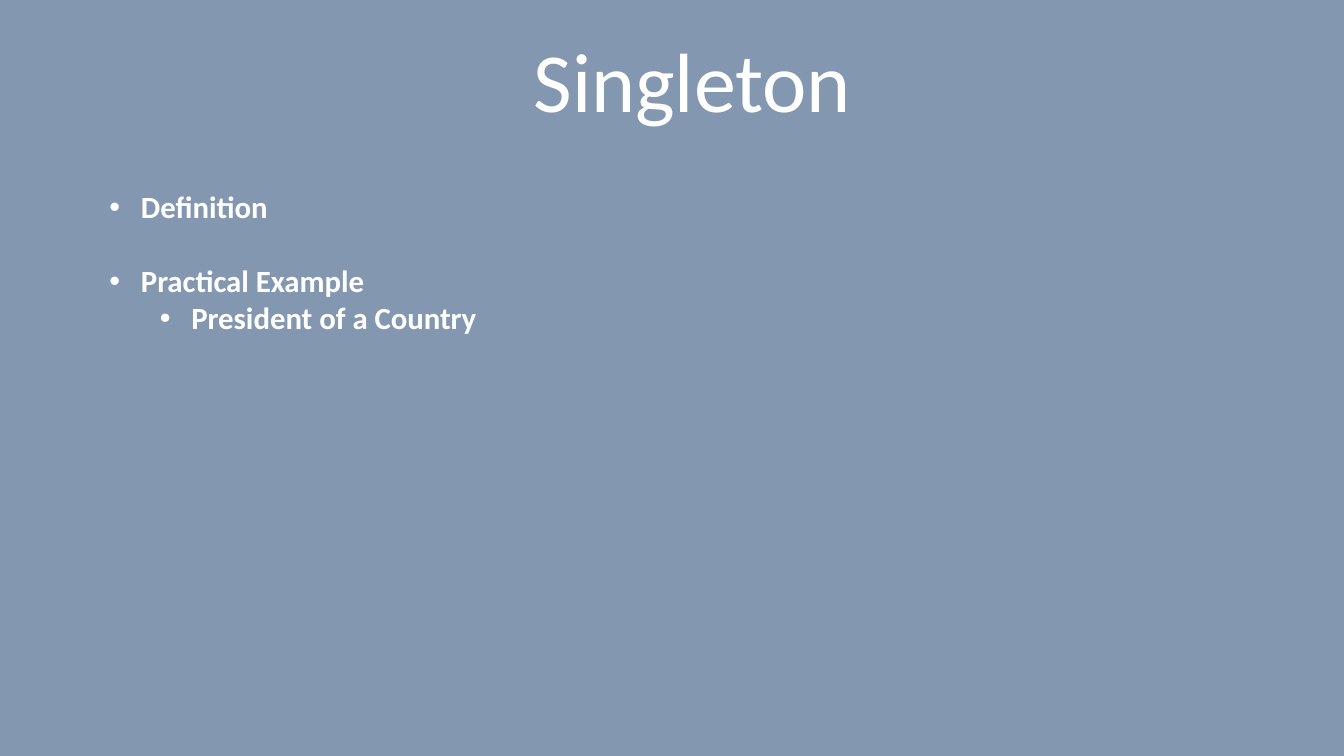
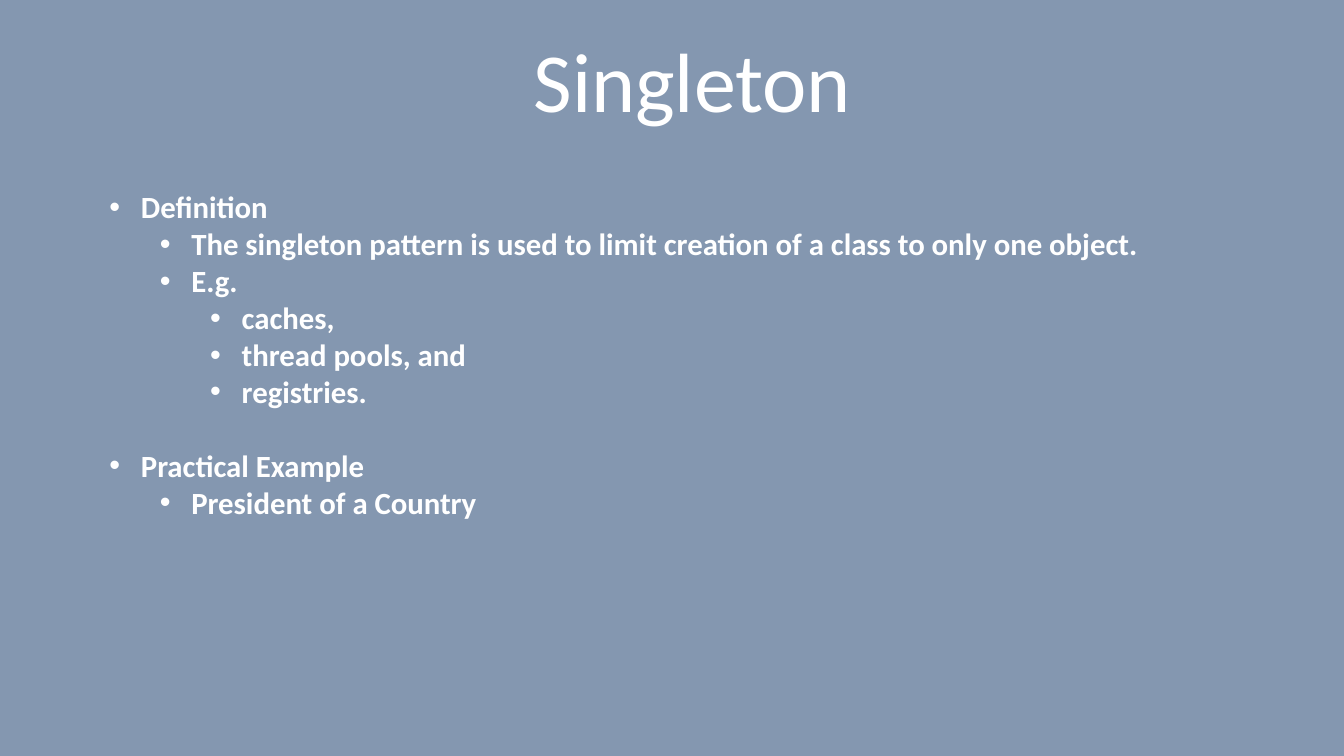
Before and after one commit to vilasvarghese/freshers, a slide deck: slide 18 of 6DesignPatterns.pptx. Drawn at 1344x756 pixels with LibreOffice and Linux fonts; fonts in the diff are those of the drawing. Boxes give left, top, right and bottom in pixels: in the first picture for what was removed or moved away, otherwise in the second. Text is boxed around its words. In the diff, an @@ line names an element or a change of style, - is before the commit and + after.

```diff
--- a/6DesignPatterns.pptx
+++ b/6DesignPatterns.pptx
@@ text at (x1=191, y1=233, x2=1137, y2=408): paragraphs added @@
+  • The singleton pattern is used to limit creation of a class to only one object.
+  • E.g.
+    • caches,
+    • thread pools, and
+    • registries.
```
Also in this commit, not shown: 8 other slides changed, 3 slides added, 2 slides removed, 1 other file.
